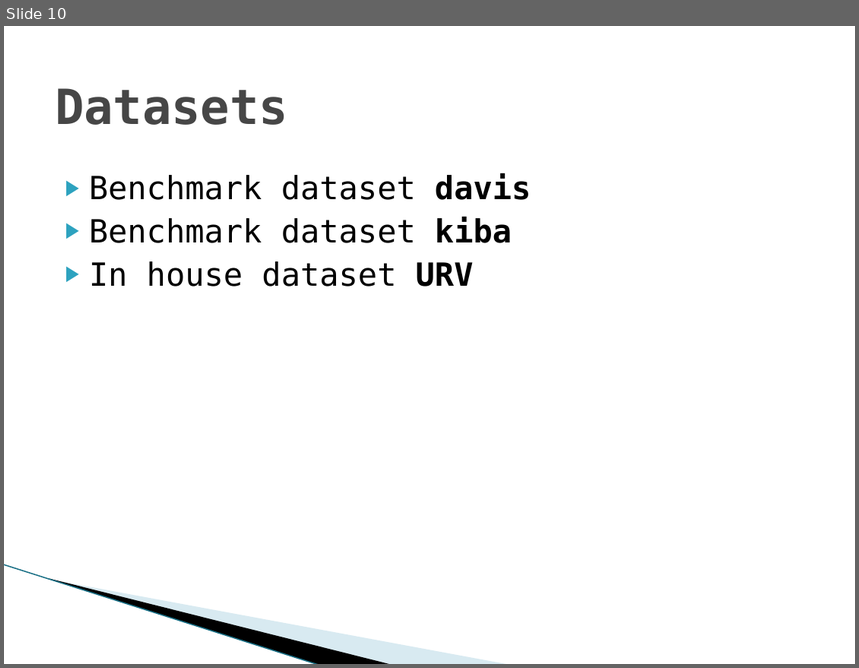
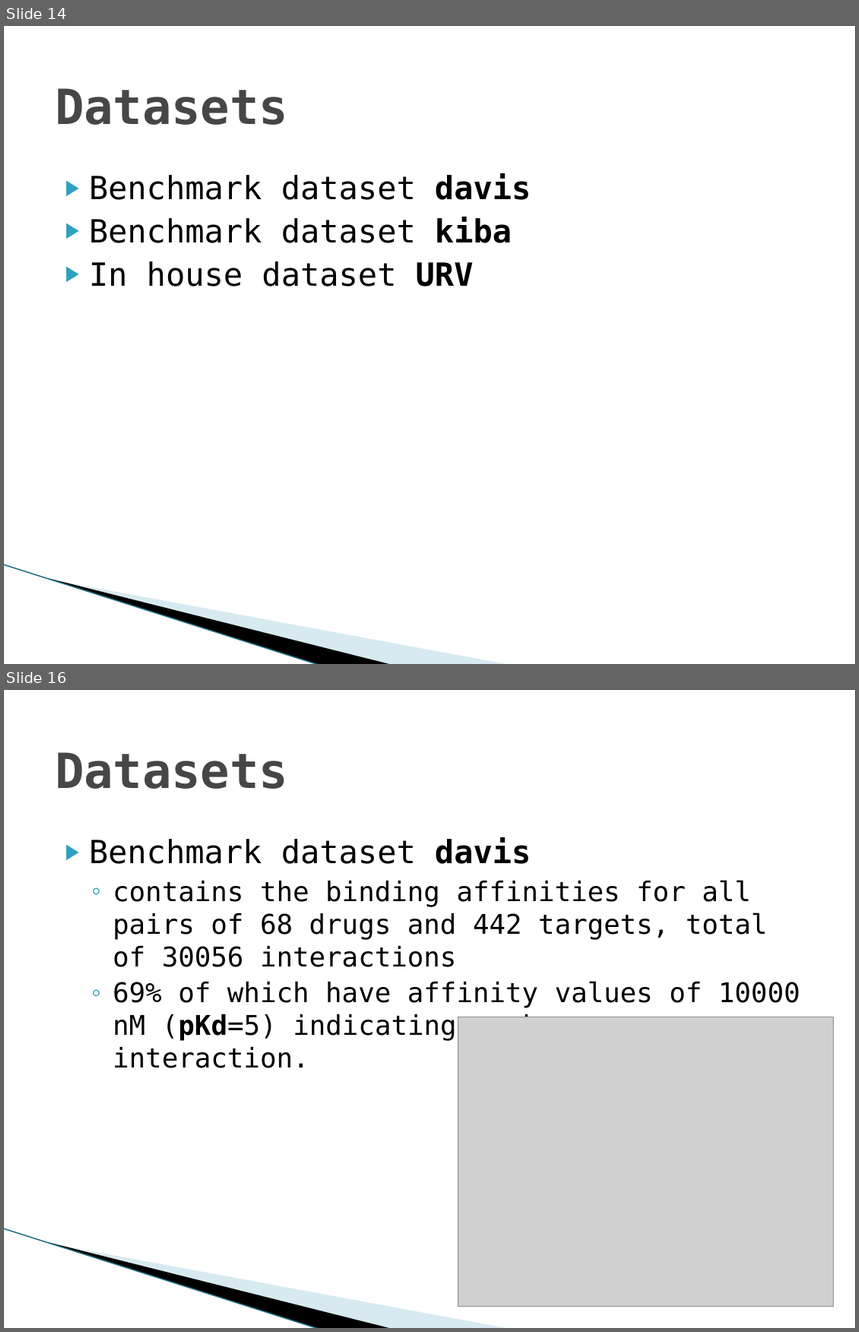
Before and after one commit to YoussefEzz/GraphDTA_forked, a slide deck: presentation/Drug Target affinity.pptx. Shown one above the other, each under a label of ours: slide 10 before the commit, slides 14 and 16 after it; the slides between them are not shown. The pictures are 859x668 and 859x1332 pixels, drawn with LibreOffice and Linux fonts; fonts in the diff are those of the drawing; grey boxes stand for pictures; background and template pictures are left out. Boxes give left, top, right and bottom in pixels: in the first picture for what was removed or moved away, otherwise in the second. Text is boxed around its words. In the diff, an @@ line names an element or a change of style, - is before the commit and + after.

Commit message:
add test_davis_DB.ipynb and test_kiba_DB.ipynb to plot statistics about davis and kiba datasets

```diff
--- a/presentation/Drug Target affinity.pptx
+++ b/presentation/Drug Target affinity.pptx
@@ slide 16 added at <box>4,690,855,1328</box>, background #FFFFFF; not listed: 3 template elements that a slide beside it also shows @@
@@ title added at <box>55,752,288,789</box>, 41 pt, text #464646, bold @@
+Datasets
@@ text added at <box>89,837,800,1068</box>, 23 pt, text #000000 @@
+▶ Benchmark dataset davis
+  ◦ contains the binding affinities for all pairs of 68 drugs and 442 targets, total of 30056 interactions
+  ◦ 69% of which have affinity values of 10000 nM (pKd=5) indicating weak or no interaction.
@@ picture added at <box>458,1018,834,1307</box> @@
@@ what was slide 10 is now slide 14 @@
```
Also in this commit, not shown: 16 other slides added, 1 slide removed, 38 other files.
